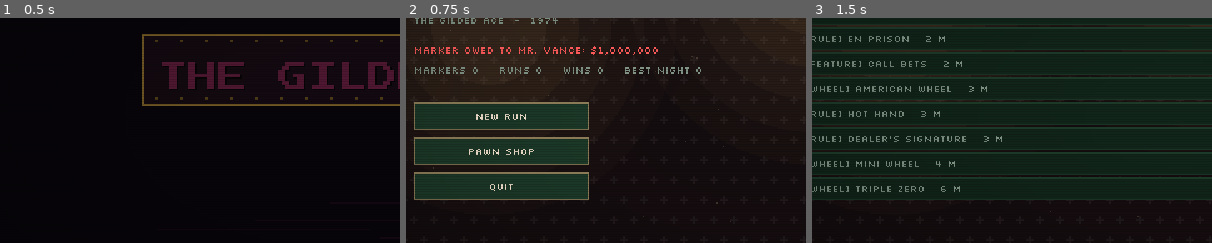
Above: before the commit, frames 1-3 (left to right).
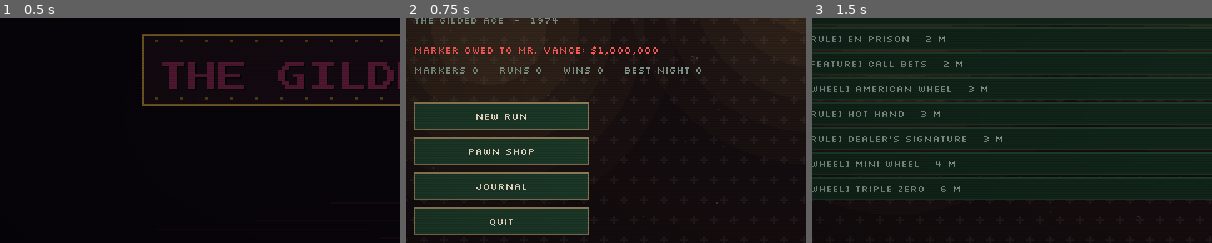
Above: after the commit, the same moments.

Repository: sugnauk/Rouletter
Game: Godot game, scene res://scenes/main.tscn
The game is run twice, just before and just after one commit, with the same random seed, the same clock (stepped at 60 frames per second) and the same inputs.
Inputs (mouse positions are % of the whole screen's width and height, from its top left):
- Up to frame 1 (0.5 s): no input
- Up to frame 2 (0.75 s): tap Enter at 0.5, 0.6 s; click (50, 50) at 0.67 s
- Up to frame 3 (1.5 s): tap Space at 0.77 s; click "Pawn Shop" at 1.25 s
The pictures show only the part of the screen within x 4-54%, y 28-78%; the shares and areas given below are measured in that part.

Frame 1 is identical in both runs. In frame 2, 5.6% of the frame differs, in the area x 2-46%, y 73-97%; in frame 3, nothing differs.

Commit message:
Story: recurring cast, milestone beats, interludes before nights 2-4, vendor intros, Journal screen, Act I epilogue
Co-Authored-By: Claude Opus 5.5 <noreply@anthropic.com>
Claude-Session: https://claude.ai/code/session_013q6d3yRkHgTahmnKYGjD8n

Diff:
--- a/core/story.gd
+++ b/core/story.gd
@@ -1,7 +1,16 @@
 extends RefCounted
 ## Story data. Noir debt: you signed a marker to Mr. Vance, owner of the Gilded Ace.
 ## Every run is a night shift of payments; Take paid in chips down the debt.
-## Lines are {speaker, text}. Beats unlock as the debt shrinks.
+## Lines are {speaker, text}. Every scene has an id (recorded in profile.seen_beats once seen)
+## and a title for the Journal.
+##
+## The cast:
+##   Mr. Vance       - owns the Gilded Ace and your marker
+##   Dolores         - the cigarette girl; hears everything
+##   Lucky Lou       - a rival gambler who has been "almost even" with Vance for twenty years
+##   Abe             - the pawnbroker on Fifth Street (the Pawn Shop)
+##   the Cashier, the Pit Boss - vendors in the Cage
+##   the Enforcers   - Vance's people (lines in core/content.gd)
 
 const INTRO := [
 	{"speaker": "Narrator", "text": "1974. The Gilded Ace. Neon on wet asphalt, and a marker with your name on it."},
@@ -10,26 +19,104 @@
 	{"speaker": "Narrator", "text": "Each table, a payment comes due. Miss one and you don't leave the building."},
 ]
 
-## Shown between runs once the debt drops to `debt` or below.
+## Between runs, on the end screen. A beat plays once every condition holds:
+##   debt <= `debt`, runs >= `after_runs`, best_night >= `best_night`, wins >= `wins`,
+##   wins <= `max_wins`.
 const BEATS := [
-	{"id": "first_night", "debt": 1000000, "after_runs": 1, "lines": [
+	{"id": "first_night", "title": "The Alley", "debt": 1000000, "after_runs": 1, "lines": [
 		{"speaker": "Narrator", "text": "You wake up in the alley behind the Ace. Your pockets are lighter. The marker isn't."},
 		{"speaker": "Mr. Vance", "text": "Back so soon? Good. The vig doesn't sleep either."}]},
-	{"id": "nine_hundred", "debt": 900000, "lines": [
-		{"speaker": "Cigarette Girl", "text": "You're the one paying Vance in chips? Folks say he never rigs a wheel."},
-		{"speaker": "Cigarette Girl", "text": "He doesn't need to. He prints the felt."}]},
-	{"id": "three_quarters", "debt": 750000, "lines": [
-		{"speaker": "Narrator", "text": "A pawnbroker on Fifth starts saving you the good stock. Word travels."},
+	{"id": "first_enforcer", "title": "Lucky Lou", "best_night": 1, "lines": [
+		{"speaker": "Lucky Lou", "text": "You walked away from one of Vance's people. Nobody walks away. They limp, at best."},
+		{"speaker": "Lucky Lou", "text": "Name's Lou. Lucky Lou. Twenty years I've been almost even with that man."},
+		{"speaker": "Lucky Lou", "text": "Almost. Remember the word. It's the most expensive one in the building."}]},
+	{"id": "regular", "title": "A Regular", "after_runs": 3, "lines": [
+		{"speaker": "Dolores", "text": "Cigarettes, cigars... you again? Third night running. You're practically furniture."},
+		{"speaker": "Dolores", "text": "Word of advice, sugar. Vance doesn't mind losers. He minds people who stop coming back."}]},
+	{"id": "nine_hundred", "title": "He Prints the Felt", "debt": 900000, "lines": [
+		{"speaker": "Dolores", "text": "You're the one paying Vance in chips? Folks say he never rigs a wheel."},
+		{"speaker": "Dolores", "text": "He doesn't need to. He prints the felt."}]},
+	{"id": "first_win", "title": "A Full Night", "wins": 1, "lines": [
+		{"speaker": "Narrator", "text": "Four nights, four payments. The sun comes up over the parking lot like an unpaid bill."},
+		{"speaker": "Mr. Vance", "text": "A whole shift. I had money on you not making it past Tuesday."},
+		{"speaker": "Mr. Vance", "text": "I lost. I want you to understand how rarely I say that."}]},
+	{"id": "the_fixture", "title": "The Fixture", "after_runs": 6, "max_wins": 0, "lines": [
+		{"speaker": "Big Sal", "text": "Six nights and you ain't finished one. Boss is starting to talk about you like a lamp."},
+		{"speaker": "Big Sal", "text": "Part of the décor. Lights up, goes out. Gets plugged back in."},
+		{"speaker": "Lucky Lou", "text": "Don't listen to him. Watch the felt, not the wheel. Build something that pays when you're wrong."}]},
+	{"id": "three_quarters", "title": "Fifth Street", "debt": 750000, "lines": [
+		{"speaker": "Abe", "text": "I've been saving the good stock for you. Don't tell the others. I tell all the others that."},
 		{"speaker": "Mr. Vance", "text": "Three quarters. You're becoming expensive to keep around."}]},
-	{"id": "half", "debt": 500000, "lines": [
+	{"id": "half", "title": "Upstairs", "debt": 500000, "lines": [
 		{"speaker": "Big Sal", "text": "Half paid. Vance is moving you upstairs. Nobody comes back from upstairs."},
 		{"speaker": "Narrator", "text": "Above the casino floor, a private room. Its wheel has no numbers you recognise."}]},
-	{"id": "quarter", "debt": 250000, "lines": [
+	{"id": "lou_out", "title": "Almost Even", "debt": 400000, "lines": [
+		{"speaker": "Dolores", "text": "Lou's gone. Paid off his marker last night, every cent. Walked out the front door."},
+		{"speaker": "Dolores", "text": "Then he walked right back in. Said the street felt too quiet."},
+		{"speaker": "Lucky Lou", "text": "Almost even was a good place, kid. You can see both doors from there."}]},
+	{"id": "quarter", "title": "Patience", "debt": 250000, "lines": [
 		{"speaker": "Mr. Vance", "text": "You know what the house edge really is? Patience. Mine is running out."}]},
-	{"id": "free", "debt": 0, "lines": [
-		{"speaker": "Mr. Vance", "text": "Paid in full. Here's your marker back."},
-		{"speaker": "Mr. Vance", "text": "...And here's tomorrow's. Same time?"}]},
+	{"id": "free", "title": "Act I: Paid in Full", "debt": 0, "lines": [
+		{"speaker": "Narrator", "text": "The last chip crosses the felt. The cashier counts twice. Then a third time, for Vance."},
+		{"speaker": "Mr. Vance", "text": "Paid in full. Here's your marker back. Frame it. Most people only see theirs on a tombstone."},
+		{"speaker": "Dolores", "text": "You're free, sugar. You know what free people do at four in the morning?"},
+		{"speaker": "Dolores", "text": "They go home. ...You're not going home, are you."},
+		{"speaker": "Mr. Vance", "text": "There's a room upstairs. Better wheels. Bigger markers. The kind of game a free man can afford."},
+		{"speaker": "Narrator", "text": "END OF ACT I. The elevator to the Floor Above has one button, and it is already lit."}]},
 ]
+
+## Before nights 2, 3 and 4 of a run (key = the night about to start, 1-based). Unseen
+## variants play first; once all have been seen they rotate by run count.
+const INTERLUDES := {
+	2: [
+		{"id": "n2_dolores", "title": "Night 2: Smoke Break", "lines": [
+			{"speaker": "Dolores", "text": "Smoke? On the house. Well. On Vance's house."},
+			{"speaker": "Dolores", "text": "The High Roller table's watching you. Up there, watching is how they bet."}]},
+		{"id": "n2_lou", "title": "Night 2: Lou's Wheel", "lines": [
+			{"speaker": "Lucky Lou", "text": "You're at my wheel tonight. Don't worry, I don't own it. Nobody owns anything here but him."},
+			{"speaker": "Lucky Lou", "text": "Tip: the zero isn't the enemy. The zero is the rent."}]},
+	],
+	3: [
+		{"id": "n3_abe", "title": "Night 3: Collateral", "lines": [
+			{"speaker": "Abe", "text": "Your watch, your ring, your lucky coin. I'll hold them. You hold your nerve."},
+			{"speaker": "Abe", "text": "If you don't come back, I'll sell the coin. Luck goes for a good price this time of night."}]},
+		{"id": "n3_vance", "title": "Night 3: A Warm Plate", "lines": [
+			{"speaker": "Mr. Vance", "text": "Halfway through the shift and still breathing. I'll have the kitchen keep a plate warm."},
+			{"speaker": "Mr. Vance", "text": "For you or for whoever replaces you. The kitchen doesn't ask."}]},
+	],
+	4: [
+		{"id": "n4_sal", "title": "Night 4: The Last Shift", "lines": [
+			{"speaker": "Big Sal", "text": "Last night of the shift. Vance sends his best. That's me. I'm his best."},
+			{"speaker": "Big Sal", "text": "Nothing personal. I get paid either way. You only get paid one."}]},
+		{"id": "n4_dolores", "title": "Night 4: The Back Door", "lines": [
+			{"speaker": "Dolores", "text": "Whatever happens at that table... the back door's unlocked till four."},
+			{"speaker": "Dolores", "text": "I didn't tell you that. I don't tell anybody anything. That's why everybody tells me."}]},
+	],
+}
+
+## The first time a vendor's window opens in the Cage.
+const VENDOR_INTROS := {
+	"cashier": {"id": "meet_cashier", "title": "The Cashier", "lines": [
+		{"speaker": "Cashier", "text": "Chips, felt work, the odd favour. Cash on the counter. I don't do credit, I don't do sad stories."},
+		{"speaker": "Cashier", "text": "Anything you buy goes on the felt before you leave my window. House policy."}]},
+	"pit_boss": {"id": "meet_pit_boss", "title": "The Pit Boss", "lines": [
+		{"speaker": "Pit Boss", "text": "I sell House Rules. I don't take dollars. I take chips, off your next stack."},
+		{"speaker": "Pit Boss", "text": "Every rule you own, the next one costs more. That's how I keep the floor honest."}]},
+}
+
+
+static func _holds(b: Dictionary, profile) -> bool:
+	if profile.debt > b.get("debt", 1 << 40):
+		return false
+	if profile.runs < b.get("after_runs", 1):
+		return false
+	if profile.best_night < b.get("best_night", 0):
+		return false
+	if profile.wins < b.get("wins", 0):
+		return false
+	if b.has("max_wins") and profile.wins > b.max_wins:
+		return false
+	return true
 
 
 static func beats_due(profile) -> Array:
@@ -37,6 +124,28 @@
 	for b in BEATS:
 		if b.id in profile.seen_beats:
 			continue
-		if profile.debt <= b.debt and profile.runs >= b.get("after_runs", 0):
+		if _holds(b, profile):
 			out.append(b)
 	return out
+
+
+## The interlude before `night` (1-based); unseen first, then rotating by run count.
+static func interlude(night: int, profile) -> Dictionary:
+	var options: Array = INTERLUDES.get(night, [])
+	if options.is_empty():
+		return {}
+	for o in options:
+		if o.id not in profile.seen_beats:
+			return o
+	return options[profile.runs % options.size()]
+
+
+## Every scene in Journal order: intro, beats, vendor intros, interludes.
+static func all_scenes() -> Array:
+	var out := [{"id": "intro", "title": "The Marker", "lines": INTRO}]
+	out.append_array(BEATS)
+	for v in VENDOR_INTROS:
+		out.append(VENDOR_INTROS[v])
+	for n in INTERLUDES:
+		out.append_array(INTERLUDES[n])
+	return out
--- a/scenes/main.gd
+++ b/scenes/main.gd
@@ -20,6 +20,7 @@
 	"shop": preload("res://scenes/screens/shop_screen.gd"),
 	"end": preload("res://scenes/screens/end_screen.gd"),
 	"pawn": preload("res://scenes/screens/pawn_screen.gd"),
+	"journal": preload("res://scenes/screens/journal_screen.gd"),
 }
 
 var run
@@ -147,6 +148,9 @@
 			var names := []
 			for v in run.shop.vendors:
 				names.append(Content.VENDORS[v].name)
+				var intro: Dictionary = Story.VENDOR_INTROS.get(v, {})
+				if not intro.is_empty() and intro.id not in profile.seen_beats:
+					_queue_scene(intro)
 			go("shop", "THE CAGE", " and ".join(names) + " are open", P.GOLD)
 		_:
 			if run.phase == RunState.Phase.VICTORY:
@@ -176,6 +180,18 @@
 	if info.boss:
 		var e: Dictionary = Content.ENFORCERS[info.enforcer]
 		pending_lines.append({"speaker": e.name, "text": e.defeat})
+		if run.phase == RunState.Phase.SHOP:
+			_queue_scene(Story.interlude(run.night + 1, profile))
+
+
+## Queue a story scene to play after the next loading card, and remember it for the Journal.
+func _queue_scene(scene: Dictionary) -> void:
+	if scene.is_empty():
+		return
+	pending_lines.append_array(scene.lines)
+	if scene.id not in profile.seen_beats:
+		profile.seen_beats.append(scene.id)
+		save_profile()
 
 
 func _on_run_ended(won: bool) -> void:
--- a/scenes/screens/end_screen.gd
+++ b/scenes/screens/end_screen.gd
@@ -49,4 +49,9 @@
 		lines.append_array(b.lines)
 		main.profile.seen_beats.append(b.id)
 	main.save_profile()
-	main.say(lines, func(): main.show_screen("title"))
+	var act_done := beats.any(func(b): return b.id == "free")
+	main.say(lines, func():
+		if act_done:
+			main.go("title", "END OF ACT I", "The Floor Above is waiting", P.GOLD)
+		else:
+			main.show_screen("title"))
--- /dev/null
+++ b/scenes/screens/journal_screen.gd
@@ -0,0 +1,54 @@
+extends Control
+## Journal: every story scene you've seen, in order, ready to replay. Unseen ones stay sealed.
+
+const P := preload("res://scenes/ui/palette.gd")
+const Story := preload("res://core/story.gd")
+
+var main
+var count_lbl: Label
+var list: VBoxContainer
+var detail: Label
+
+
+func setup() -> void:
+	P.place(P.label(self, "JOURNAL", P.FONT_BIG, P.GOLD), Vector2(16, 8))
+	count_lbl = P.label(self, "", P.FONT, P.CREAM)
+	P.place(count_lbl, Vector2(16, 30))
+	var scroll := ScrollContainer.new()
+	P.place(scroll, Vector2(16, 50), Vector2(300, 268))
+	scroll.horizontal_scroll_mode = ScrollContainer.SCROLL_MODE_DISABLED
+	add_child(scroll)
+	list = VBoxContainer.new()
+	list.custom_minimum_size = Vector2(288, 0)
+	list.add_theme_constant_override("separation", 2)
+	scroll.add_child(list)
+	var panel := Panel.new()
+	P.place(panel, Vector2(328, 50), Vector2(296, 268))
+	add_child(panel)
+	detail = P.label(panel, "Hover a page. Click to replay it.", P.FONT_SMALL, P.CREAM)
+	detail.autowrap_mode = TextServer.AUTOWRAP_WORD_SMART
+	P.place(detail, Vector2(8, 8), Vector2(280, 250))
+	P.place(P.button(self, "Back", func(): main.show_screen("title"), Vector2(80, 22)), Vector2(16, 326))
+
+
+func refresh() -> void:
+	var seen: Array = main.profile.seen_beats
+	for c in list.get_children():
+		c.queue_free()
+	var scenes := Story.all_scenes()
+	var n := 0
+	for sc in scenes:
+		var known: bool = sc.id in seen
+		if known:
+			n += 1
+		var b := P.button(list, sc.title if known else "? ? ?", _play.bind(sc), Vector2(288, 18), P.FONT_SMALL)
+		b.alignment = HORIZONTAL_ALIGNMENT_LEFT
+		b.disabled = not known
+		if known:
+			b.mouse_entered.connect(func(): detail.text = "%s\n\n%s: \"%s\"" % [sc.title.to_upper(), sc.lines[0].speaker, sc.lines[0].text])
+	count_lbl.text = "Pages found: %d / %d" % [n, scenes.size()]
+
+
+func _play(sc: Dictionary) -> void:
+	Sfx.play("click")
+	main.say(sc.lines)
--- a/scenes/screens/title_screen.gd
+++ b/scenes/screens/title_screen.gd
@@ -24,7 +24,7 @@
 	P.place(info_lbl, Vector2(32, 138))
 	var y := 170
 	for b in [["New Run", func(): main.begin_flow()], ["Pawn Shop", func(): main.show_screen("pawn")],
-			["Quit", func(): get_tree().quit()]]:
+			["Journal", func(): main.show_screen("journal")], ["Quit", func(): get_tree().quit()]]:
 		P.place(P.button(self, b[0], b[1], Vector2(140, 22)), Vector2(32, y))
 		y += 28
 	P.place(P.label(self, "F2: CRT filter    F11: fullscreen", P.FONT_SMALL, P.DIM), Vector2(32, 340))
--- a/tests/run_tests.gd
+++ b/tests/run_tests.gd
@@ -484,3 +484,30 @@
 	for b in Story.beats_due(p):
 		ids.append(b.id)
 	check(ids == ["first_night", "nine_hundred", "three_quarters"], "threshold beats in order")
+	p.debt = 1000000
+	p.seen_beats = ["first_night"]
+	p.best_night = 1
+	p.runs = 3
+	ids = []
+	for b in Story.beats_due(p):
+		ids.append(b.id)
+	check(ids == ["first_enforcer", "regular"], "milestone beats (first Enforcer, third run)")
+	p.runs = 6
+	check(Story.beats_due(p).any(func(b): return b.id == "the_fixture"), "six runs without a win")
+	p.wins = 1
+	ids = []
+	for b in Story.beats_due(p):
+		ids.append(b.id)
+	check("first_win" in ids and "the_fixture" not in ids, "a win replaces the fixture beat")
+	var i2: Dictionary = Story.interlude(2, p)
+	check(i2.id == "n2_dolores", "first unseen interlude")
+	p.seen_beats.append("n2_dolores")
+	check(Story.interlude(2, p).id == "n2_lou", "next unseen interlude")
+	p.seen_beats.append("n2_lou")
+	check(not Story.interlude(2, p).is_empty() and Story.interlude(1, p).is_empty() and Story.interlude(5, p).is_empty(), "interludes rotate once seen, only before nights 2-4")
+	var ids_all := {}
+	for sc in Story.all_scenes():
+		check(not ids_all.has(sc.id) and sc.title != "" and not sc.lines.is_empty(), "scene %s is unique and complete" % sc.id)
+		ids_all[sc.id] = true
+	for v in Content.VENDORS:
+		check(Story.VENDOR_INTROS.has(v), "vendor %s has an intro" % v)
--- a/tools/ui_smoke.gd
+++ b/tools/ui_smoke.gd
@@ -40,6 +40,7 @@
 				run.spin(17)
 			run.cash = 40
 			main.route()],
+		[9.5, func(): _close_dialogue()],
 		[9.6, func(): shot("06_shop")],
 		[9.7, func():
 			for i in range(run.shop.stock.size()):
@@ -62,6 +63,8 @@
 		[14.4, func(): shot("09_game_over")],
 		[14.5, func(): main.show_screen("pawn")],
 		[14.8, func(): shot("10_pawn")],
+		[14.82, func(): main.show_screen("journal")],
+		[14.88, func(): shot("10b_journal")],
 		[14.9, func():
 			main.fast_ui = false
 			main.show_screen("card")],
Not shown, changed: docs/design.md
